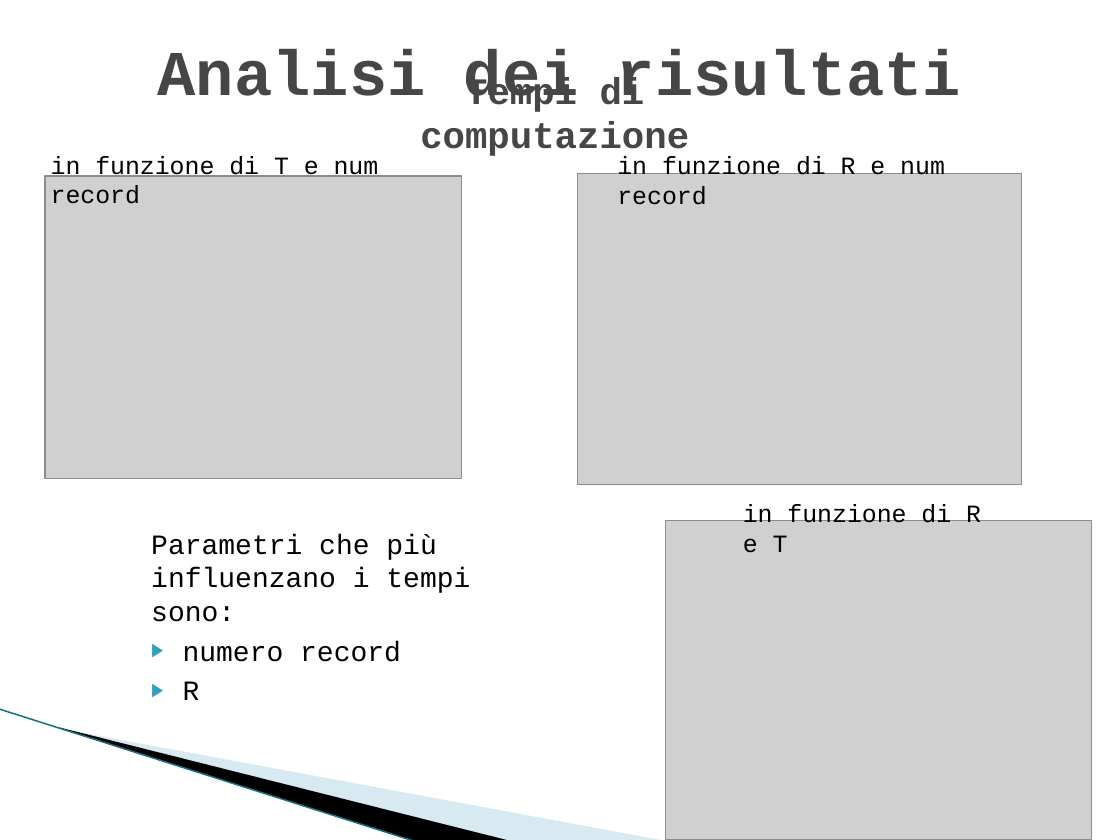
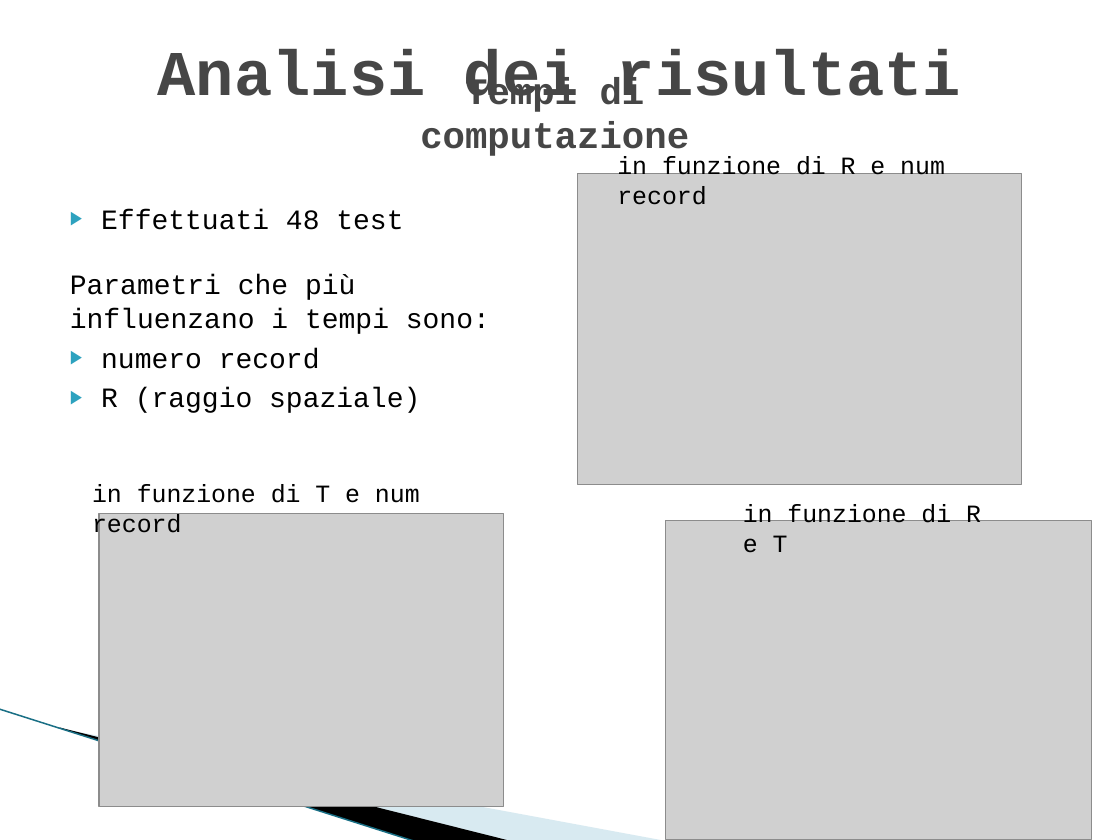
Before and after one commit to fedelux3/Bachelor-Thesis, a slide deck: slide 9 of presentazione.pptx. Drawn at 1120x840 pixels with LibreOffice and Linux fonts; fonts in the diff are those of the drawing; grey boxes stand for pictures; background and template pictures are left out. Boxes give left, top, right and bottom in pixels: in the first picture for what was removed or moved away, otherwise in the second. Text is boxed around its words. In the diff, an @@ line names an element or a change of style, - is before the commit and + after.

```diff
--- a/presentazione.pptx
+++ b/presentazione.pptx
@@ text added at <box>101,209,403,230</box>, 18 pt, text #000000 @@
+▶ Effettuati 48 test
@@ text "Parametri che più influenzano i ...": place and size @@
-text "Parametri che più influenzano i ..." at <box>151,534,470,700</box>
+text "Parametri che più influenzano i ..." at <box>70,274,490,413</box>
@@ text at <box>101,388,420,413</box>: text changed @@
-▶ R
+▶ R (raggio spaziale)
@@ text "in funzione di T e ..." rewrapped from <box>51,156,379,204</box> to <box>92,484,420,539</box> @@
@@ picture: place and size @@
-picture at <box>45,176,461,478</box>
+picture at <box>99,513,503,806</box>
```
Also in this commit, not shown: 2 other slides changed, 11 other files.
